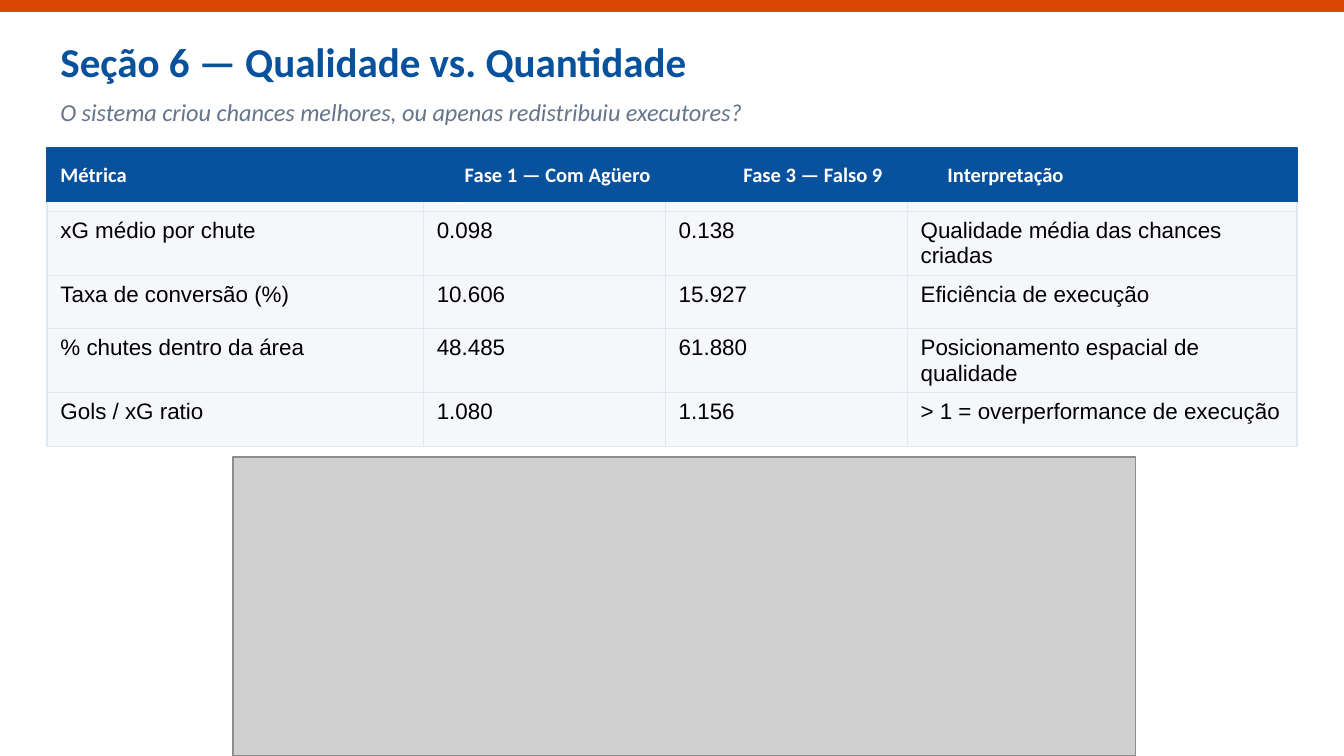
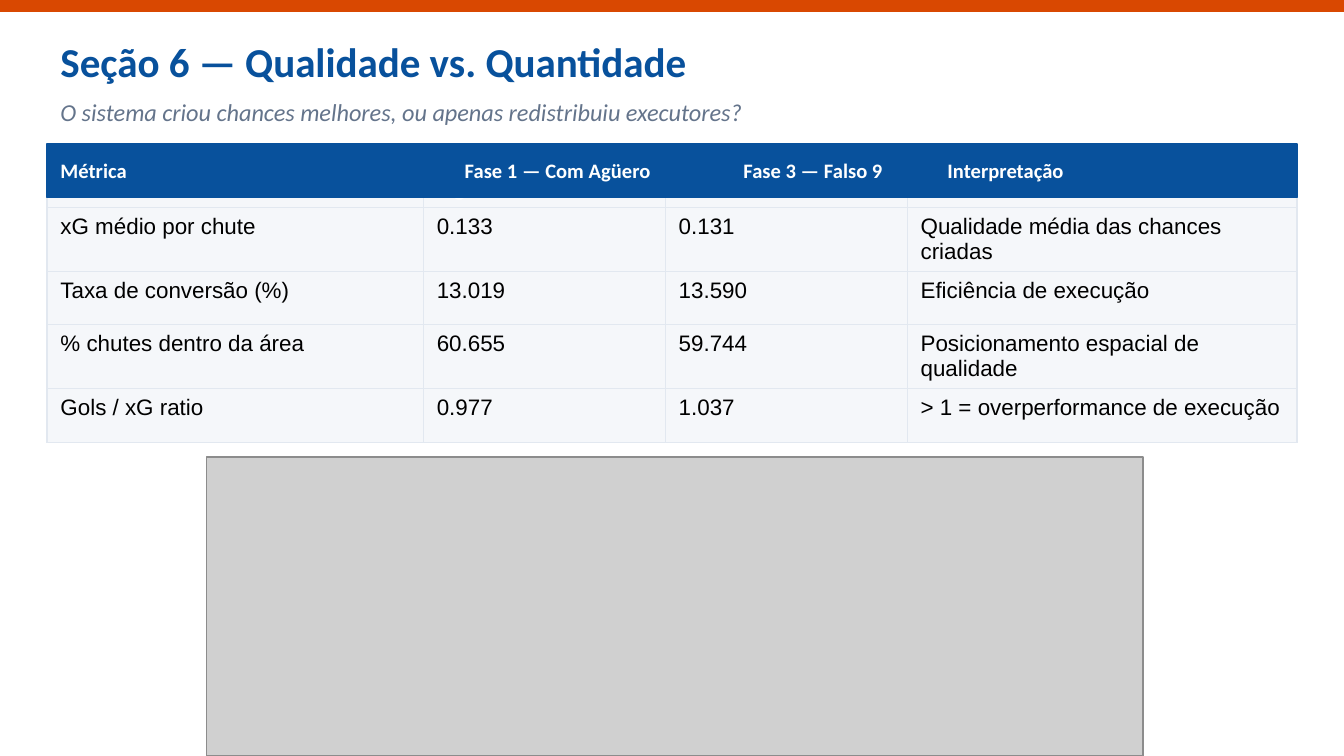
Before and after one commit to carolabdu/futebol-analise, a slide deck: slide 14 of Analise_City_2021.pptx. Drawn at 1344x756 pixels with LibreOffice and Linux fonts; fonts in the diff are those of the drawing; grey boxes stand for pictures. Boxes give left, top, right and bottom in pixels: in the first picture for what was removed or moved away, otherwise in the second. Text is boxed around its words. In the diff, an @@ line names an element or a change of style, - is before the commit and + after.

```diff
--- a/Analise_City_2021.pptx
+++ b/Analise_City_2021.pptx
@@ 4 texts, 1 table, 1 rectangle: place and size @@
-4 texts, 1 table, 1 rectangle at bbox=[47, 148, 1297, 589]
+4 texts, 1 table, 1 rectangle at bbox=[47, 144, 1297, 585]
@@ table at bbox=[47, 144, 1297, 585] @@
-row 2, column 2: 0.098
+row 2, column 2: 0.133
-row 2, column 3: 0.138
+row 2, column 3: 0.131
-row 3, column 2: 10.606
+row 3, column 2: 13.019
-row 3, column 3: 15.927
+row 3, column 3: 13.590
-row 4, column 2: 48.485
+row 4, column 2: 60.655
-row 4, column 3: 61.880
+row 4, column 3: 59.744
-row 5, column 2: 1.080
+row 5, column 2: 0.977
-row 5, column 3: 1.156
+row 5, column 3: 1.037
@@ picture: place and size @@
-picture at bbox=[234, 457, 1137, 756]
+picture at bbox=[207, 457, 1144, 756]
```
Also in this commit, not shown: 6 other slides changed.
